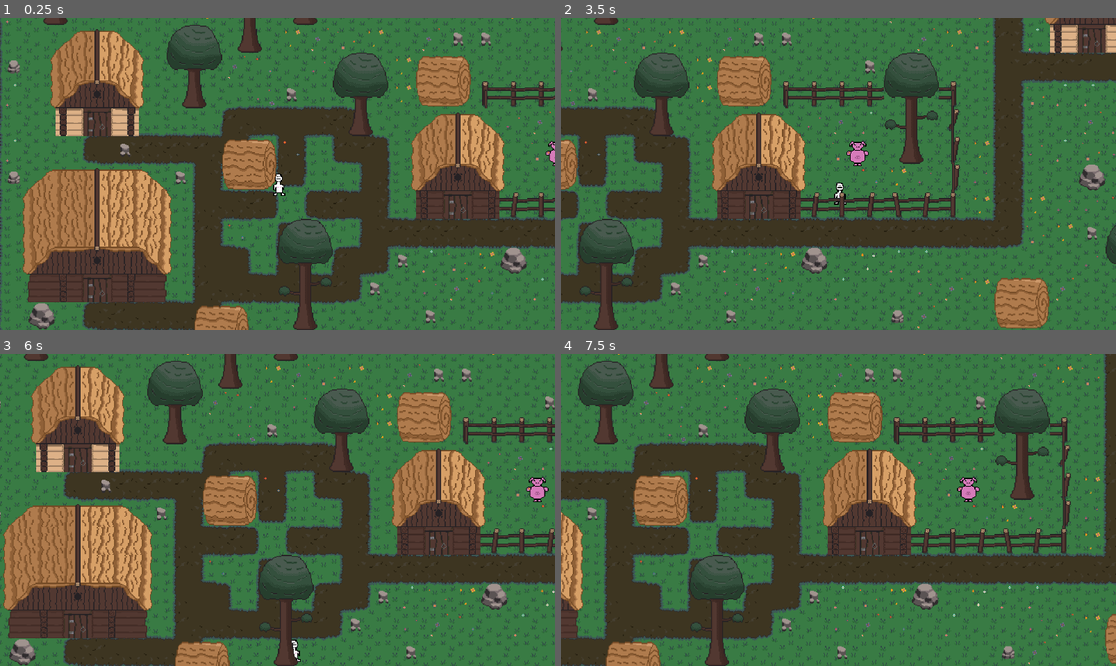
Above: before the commit, frames 1-4 (two rows, left to right).
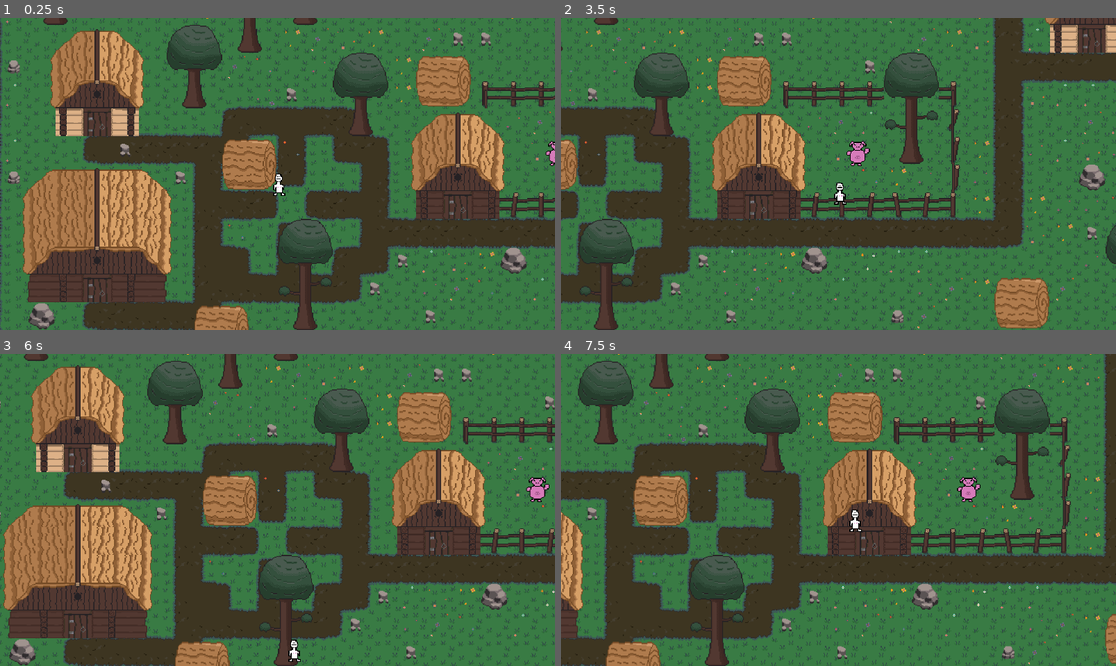
Above: after the commit, the same moments.

Repository: AidenGillis/MediQuestPractice
Game: Godot game, scene res://Main/main.tscn
Two runs of this game, one before a commit and one after it. Both use one fixed random seed, a clock stepped at 60 frames per second and the inputs below.
Inputs:
- Up to frame 1 (0.25 s): no input
- Up to frame 2 (3.5 s): tap Enter at 0.5 s; hold Right (ui_right) 0.53-1.28 s; hold Down (ui_down) 1.28-2.03 s; hold Right (ui_right) 2.03-2.78 s; hold Up (ui_up) from 2.78 s (still down)
- Up to frame 3 (6 s): release Up (ui_up) at 3.53 s; hold Left (ui_left) 3.53-5.03 s; hold Down (ui_down) 5.03-5.78 s; hold Right (ui_right) from 5.78 s (still down)
- Up to frame 4 (7.5 s): release Right (ui_right) at 6.53 s; hold Up (ui_up) 6.53-7.28 s; hold Right (ui_right) from 7.28 s (still down)

The runs differ from the first frame. In frame 1, less than 0.1% of the frame differs, in the area x 49-100%, y 42-52%; in frame 2, less than 0.1%; in frame 3, less than 0.1%; in frame 4, 0.1%, in the area x 51-76%, y 41-58%.

Commit message:
Pig walks and Y-sorts itself with player properly

Diff:
--- a/Main/Enemy/slime.gd
+++ b/Main/Enemy/slime.gd
@@ -3,7 +3,7 @@
 
 @export var speed: float = 35
 @onready var anim = $Slime_Animation
-@onready var projectile = load("res://Main/Entity Scenes/Slime_Projectile.tscn")
+@onready var projectile = load("res://Main/Enemy/Slime_Projectile.tscn")
 @onready var player = get_tree().get_first_node_in_group("player")
 var start_position: Vector2
 var target: Player
--- /dev/null
+++ b/Main/Entity Scenes/pig.gd
@@ -0,0 +1,7 @@
+class_name Pig
+extends Node2D
+
+@onready var anim = $AnimatedSprite2D
+
+func _ready():
+	anim.play("walk")
--- a/Main/Entity Scenes/pig.tscn
+++ b/Main/Entity Scenes/pig.tscn
@@ -1,6 +1,7 @@
-[gd_scene load_steps=7 format=3 uid="uid://8axtnv47jbto"]
+[gd_scene load_steps=8 format=3 uid="uid://8axtnv47jbto"]
 
 [ext_resource type="Texture2D" uid="uid://bmby840n7nohl" path="res://Sprites/Pig-Walk-Sheet.png" id="1_f6dcl"]
+[ext_resource type="Script" uid="uid://d1dpbrape71ad" path="res://Main/Entity Scenes/pig.gd" id="1_oshqi"]
 
 [sub_resource type="AtlasTexture" id="AtlasTexture_rv4ua"]
 atlas = ExtResource("1_f6dcl")
@@ -34,12 +35,13 @@
 "texture": SubResource("AtlasTexture_bna2k")
 }],
 "loop": true,
-"name": &"default",
+"name": &"walk",
 "speed": 5.0
 }]
 
 [node name="Pig" type="Node2D"]
+script = ExtResource("1_oshqi")
 
 [node name="AnimatedSprite2D" type="AnimatedSprite2D" parent="."]
 sprite_frames = SubResource("SpriteFrames_uw0hm")
-frame_progress = 0.19381557
+animation = &"walk"
--- a/Main/main.tscn
+++ b/Main/main.tscn
@@ -441,6 +441,7 @@
 [node name="TileMapBackground" type="Node2D" parent="."]
 
 [node name="Dirt (new)" type="TileMapLayer" parent="TileMapBackground"]
+z_index = -1
 position = Vector2(2.5, 16.5)
 tile_map_data = PackedByteArray("AAD8/wgAAAABAAAAAAD8/wkAAAACAAAAAAD8/woAAAABAAAAAAD8/wsAAAACAAAAAAD8/wwAAAABAAAAAAD8/w …(17584 unchanged characters)…
 tile_set = SubResource("TileSet_rj11h")
@@ -452,7 +453,7 @@
 tile_set = SubResource("TileSet_l5bfp")
 
 [node name="Environment" type="TileMapLayer" parent="TileMapBackground"]
-z_index = 3
+z_index = 1
 y_sort_enabled = true
 use_parent_material = true
 position = Vector2(18, 1)
@@ -463,9 +464,14 @@
 y_sort_enabled = true
 
 [node name="Player" parent="TileMapBackground/Entities" instance=ExtResource("11_j4inf")]
+z_index = 1
 position = Vector2(180, 354)
 
 [node name="Slime" parent="TileMapBackground/Entities" instance=ExtResource("11_o60nc")]
+z_index = 1
+y_sort_enabled = true
 
 [node name="Pig" parent="TileMapBackground/Entities" instance=ExtResource("11_f3gf5")]
+z_index = 1
+y_sort_enabled = true
 position = Vector2(500, 314)
Not shown, changed: Dark Grass 15-tile offset V3-Sheet.png.import
Not shown, added: Main/Entity Scenes/pig.gd.uid
Not shown, changed: Sprites/Boundary_Tree.png.import
Not shown, changed: Sprites/CobbleStone_Floor.png.import
Not shown, changed: Sprites/Dark Grass (15-tile offset) V2.png.import
Not shown, changed: Sprites/Dark_and_Light_Grass_Tileset.png.import
Not shown, changed: Sprites/Dirt.png.import
Not shown, changed: Sprites/Evil Piskel.png.import
Not shown, changed: Sprites/FullGrass.png.import
Not shown, changed: Sprites/Grass Edge BL.png.import
Not shown, changed: Sprites/Grass Edge L.png.import
Not shown, changed: Sprites/Heart-Frames-Sheet-Sheet-Sheet.png.import
(and 17 more such lines)
